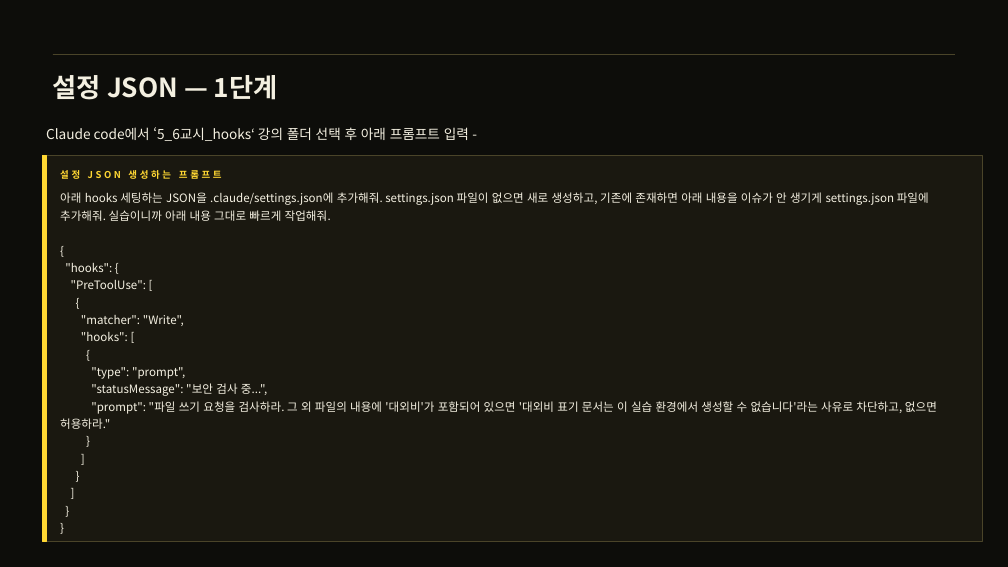
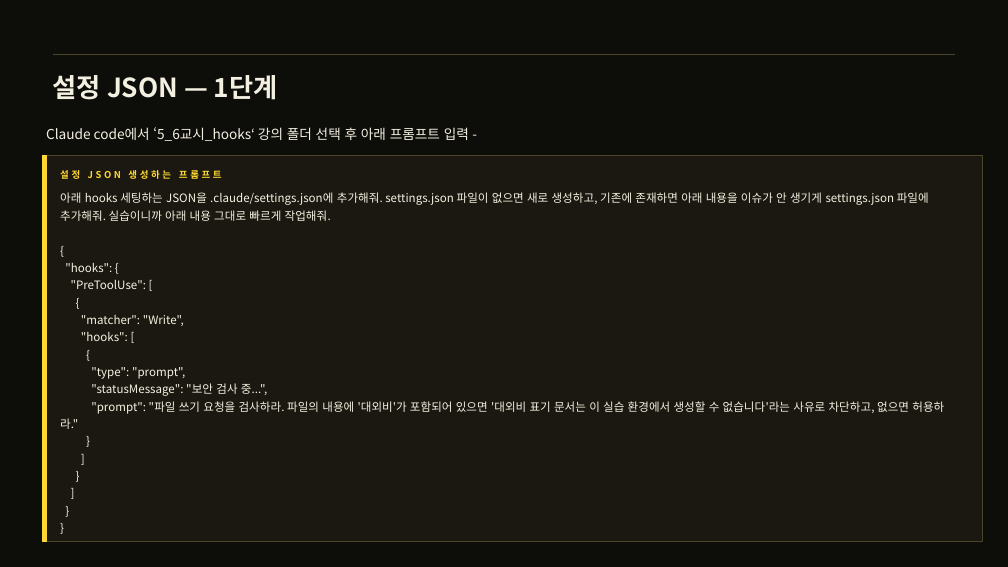
Before and after one commit to thinkinghs/lecture_9_15, a slide deck: slide 7 of 5_6교시_hooks강의/hooks강의_슬라이드.pptx. Drawn at 1008x567 pixels with LibreOffice and Linux fonts; fonts in the diff are those of the drawing. Boxes give left, top, right and bottom in pixels: in the first picture for what was removed or moved away, otherwise in the second. Text is boxed around its words. In the diff, an @@ line names an element or a change of style, - is before the commit and + after.

```diff
--- a/5_6교시_hooks강의/hooks강의_슬라이드.pptx
+++ b/5_6교시_hooks강의/hooks강의_슬라이드.pptx
@@ text at <box>60,401,944,429</box>: text changed @@
-"prompt": "파일 쓰기 요청을 검사하라. 그 외 파일의 내용에 '대외비'가 포함되어 있으면 '대외비 표기 문서는 이 실습 환경에서 생성할 수 없습니다'라는 사유로 차단하고, 없으면 허용하라."
+"prompt": "파일 쓰기 요청을 검사하라. 파일의 내용에 '대외비'가 포함되어 있으면 '대외비 표기 문서는 이 실습 환경에서 생성할 수 없습니다'라는 사유로 차단하고, 없으면 허용하라."
```
Also in this commit, not shown: 2 other slides changed.
